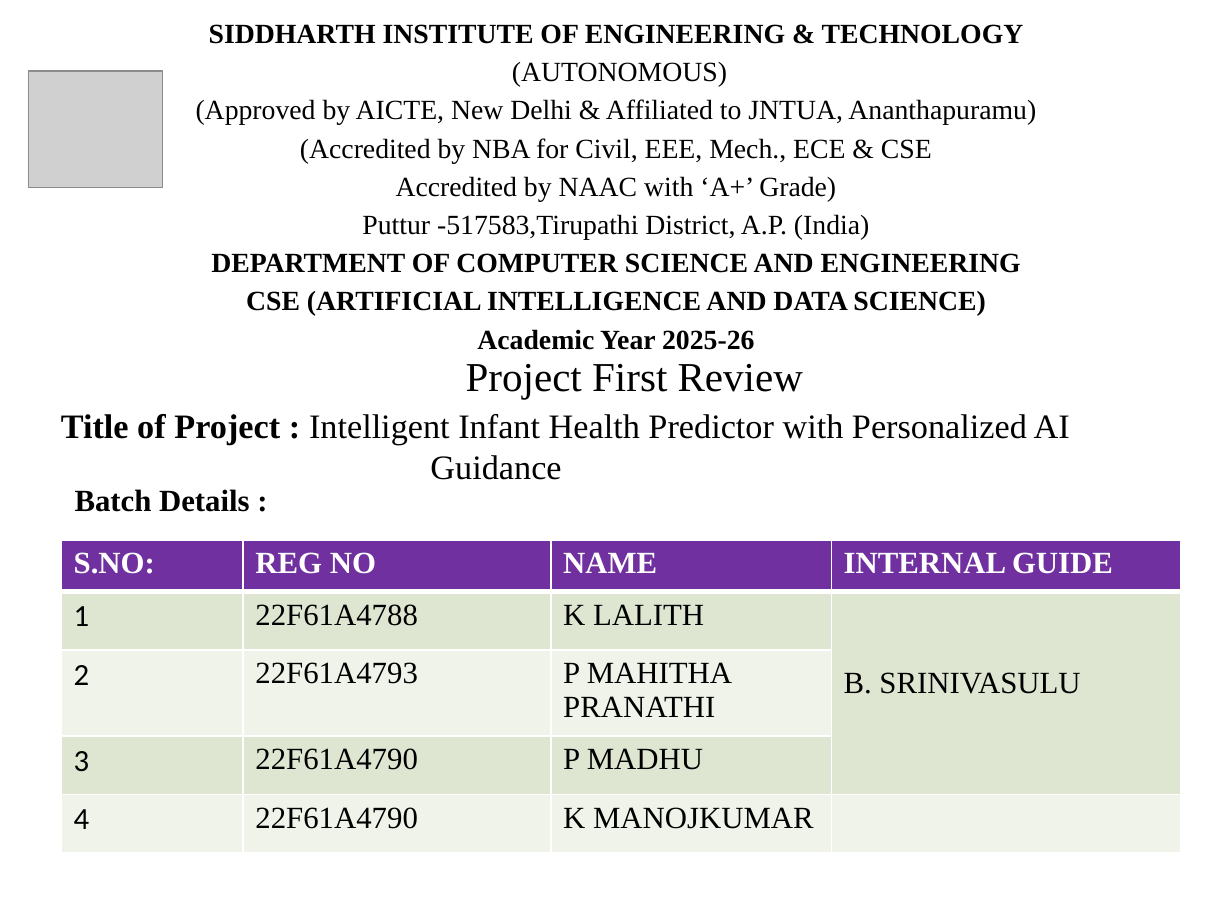
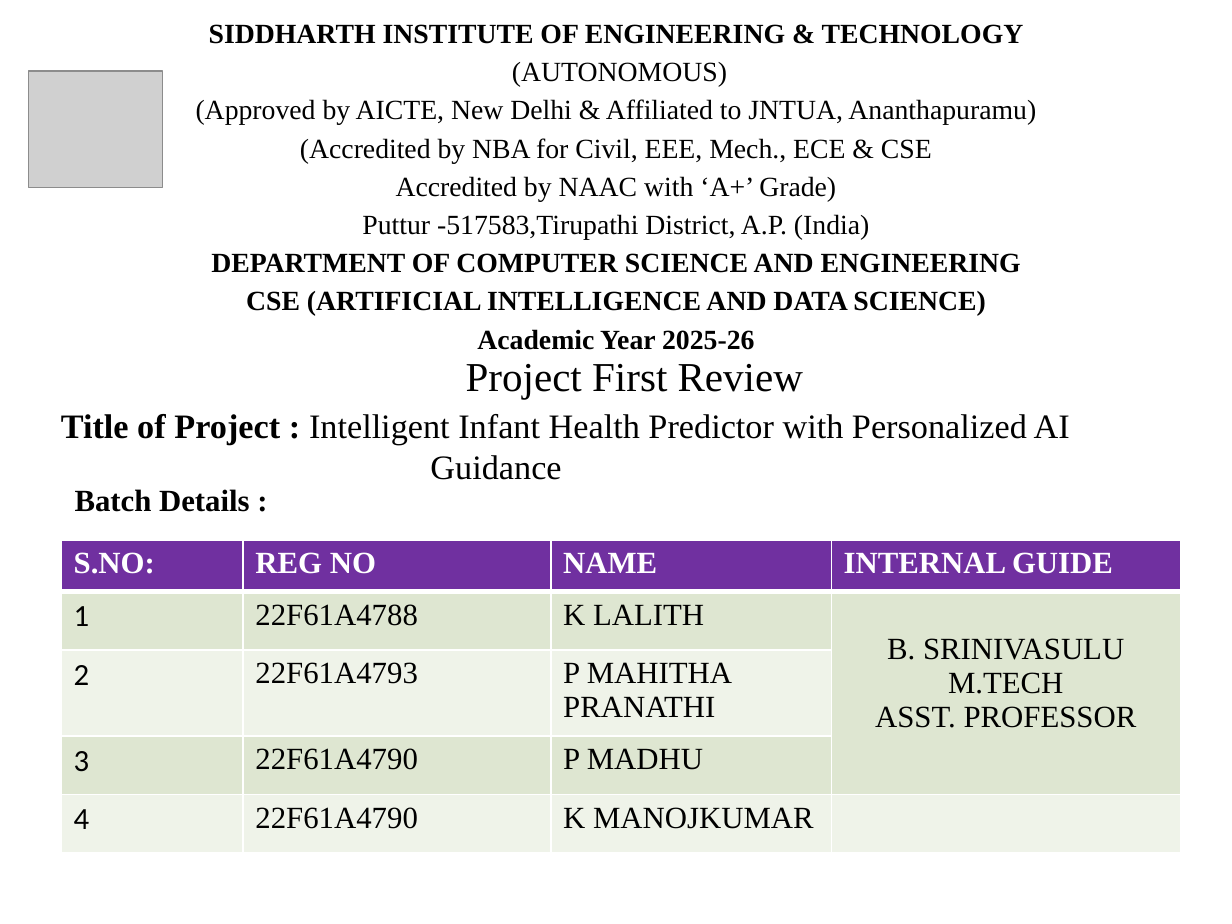
Before and after one commit to Lalithreddy-12/Intelligent-Infant-Health-Predictor-With-Personalized-AI-Guidance, a slide deck: slide 1 of Docs/Ppt/First Review.pptx. Drawn at 1232x924 pixels with LibreOffice and Linux fonts; fonts in the diff are those of the drawing; grey boxes stand for pictures. Boxes give left, top, right and bottom in pixels: in the first picture for what was removed or moved away, otherwise in the second. Text is boxed around its words. In the diff, an @@ line names an element or a change of style, - is before the commit and + after.

```diff
--- a/Docs/Ppt/First Review.pptx
+++ b/Docs/Ppt/First Review.pptx
@@ table at (62, 540, 1181, 853) @@
-row 2, column 4: B. SRINIVASULU
+row 2, column 4: B. SRINIVASULU / M.TECH / ASST. PROFESSOR
```
Also in this commit, not shown: 3 other slides changed, 7 slides added, 3 slides removed.
